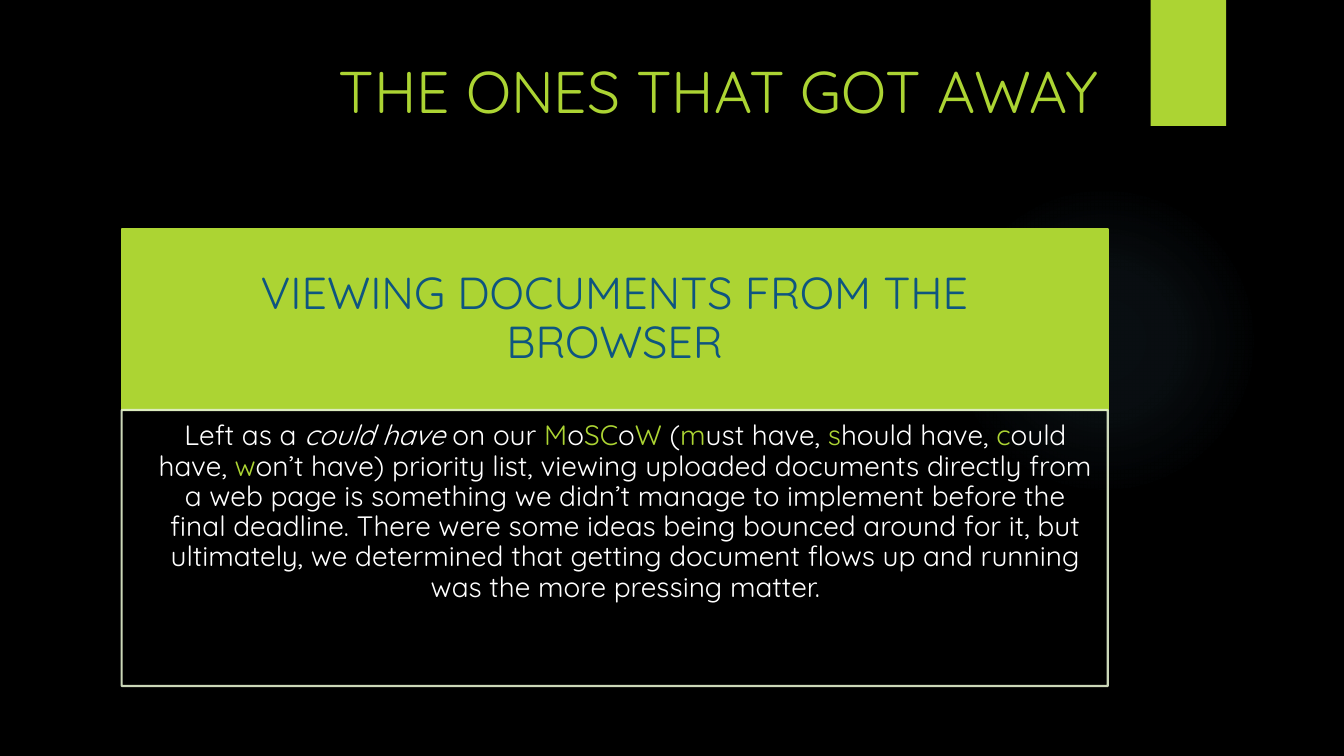
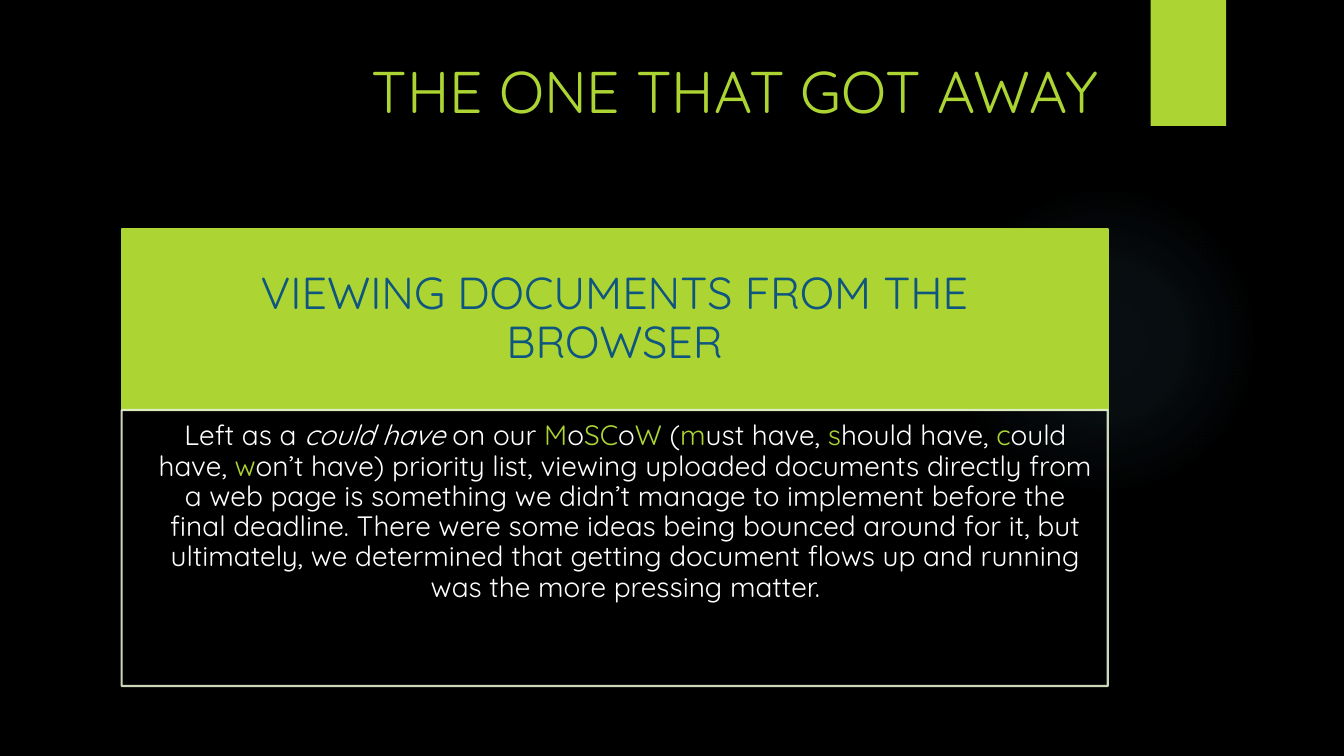
Before and after one commit to paladin952/cwmd, a slide deck: slide 10 of docs/documentation/CWMS.pptx. Drawn at 1344x756 pixels with LibreOffice and Linux fonts; fonts in the diff are those of the drawing; background and template pictures are left out. Boxes give left, top, right and bottom in pixels: in the first picture for what was removed or moved away, otherwise in the second. Text is boxed around its words. In the diff, an @@ line names an element or a change of style, - is before the commit and + after.

Commit message:
Updated presentation.

```diff
--- a/docs/documentation/CWMS.pptx
+++ b/docs/documentation/CWMS.pptx
@@ title at [372,71,1098,114]: text changed @@
-THE ONES THAT GOT AWAY
+THE ONE THAT GOT AWAY
```
